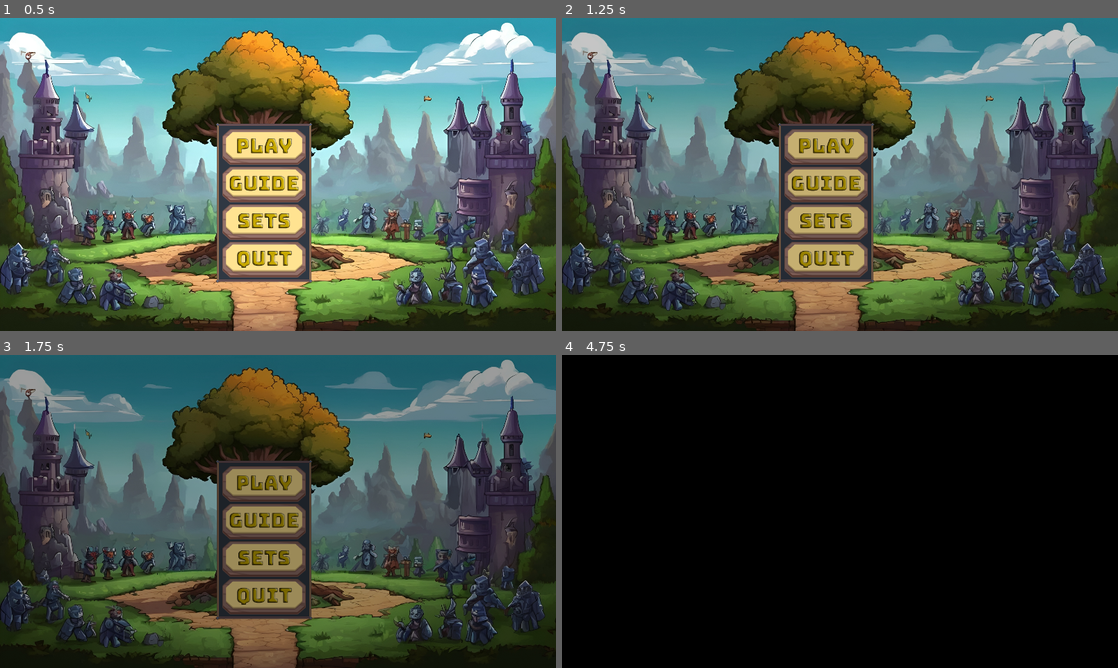
Above: before the commit, frames 1-4 (two rows, left to right).
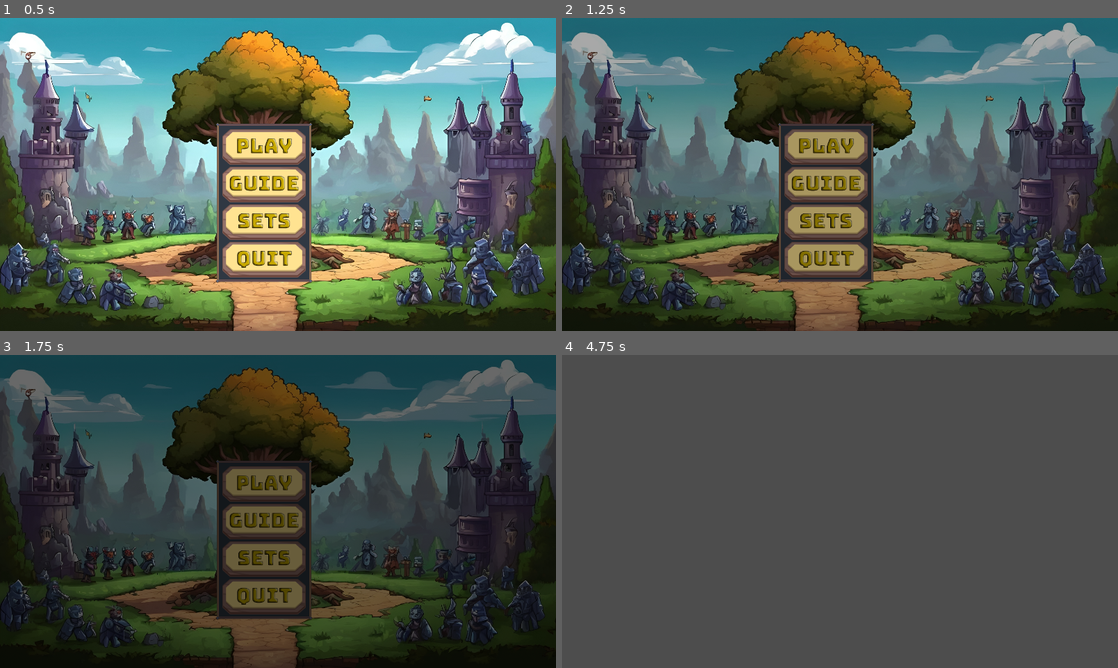
Above: after the commit, the same moments.

Repository: raven-xr/HolyOak-game
Game: Godot game, scene res://scenes/main_menu/main_menu.tscn
The game is run twice, just before and just after one commit, with the same random seed, the same clock (stepped at 60 frames per second) and the same inputs.
Inputs (mouse positions are in pixels of both pictures, inside the frame that each line leads up to):
- Up to frame 1 (0.5 s): no input
- Up to frame 2 (1.25 s): click (828, 183) at 0.5 s
- Up to frame 3 (1.75 s): no input
- Up to frame 4 (4.75 s): tap Enter at 4.25 s

Frame 1 is identical in both runs. In frame 2, 16% of the frame differs, in the area x 0-100%, y 1-96%; in frame 3, 61%; in frame 4, 100%, in the area x 0-100%, y 0-100%.

Commit message:
Update main_menu.gd
* Now the changing the level is faster

Diff:
--- a/scenes/main_menu/main_menu.gd
+++ b/scenes/main_menu/main_menu.gd
@@ -13,13 +13,13 @@
 func _on_play_texture_button_pressed():
 	click_2d.play()
 	change_level()
-	await get_tree().create_timer(6.0).timeout
+	await get_tree().create_timer(4.0).timeout
 	get_tree().change_scene_to_file("res://scenes/levels/levels.tscn")
 
 func _on_tutorial_texture_button_pressed():
 	click_2d.play()
 	change_level()
-	await get_tree().create_timer(6.0).timeout
+	await get_tree().create_timer(4.0).timeout
 	get_tree().change_scene_to_file("res://scenes/tutorial/tutorial.tscn")
 
 func _on_settings_texture_button_pressed():
@@ -39,6 +39,6 @@
 	quit_texture_button.disabled = true
 
 	var tween_1 = get_tree().create_tween()
-	tween_1.parallel().tween_property(self, "modulate", Color(0, 0, 0, 1), 3.0)
+	tween_1.parallel().tween_property(self, "modulate", Color(0, 0, 0, 1), 2.0)
 	var tween_2 = get_tree().create_tween()
-	tween_2.parallel().tween_property(radio, "volume_db", -100, 6.0)
+	tween_2.parallel().tween_property(radio, "volume_db", -100, 4.0)
